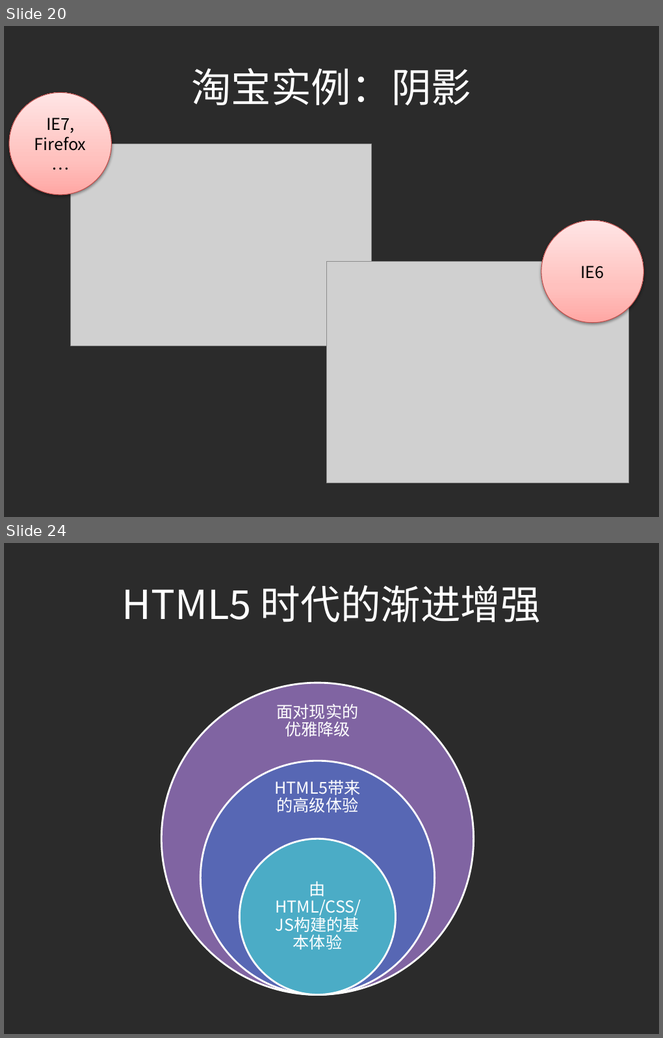
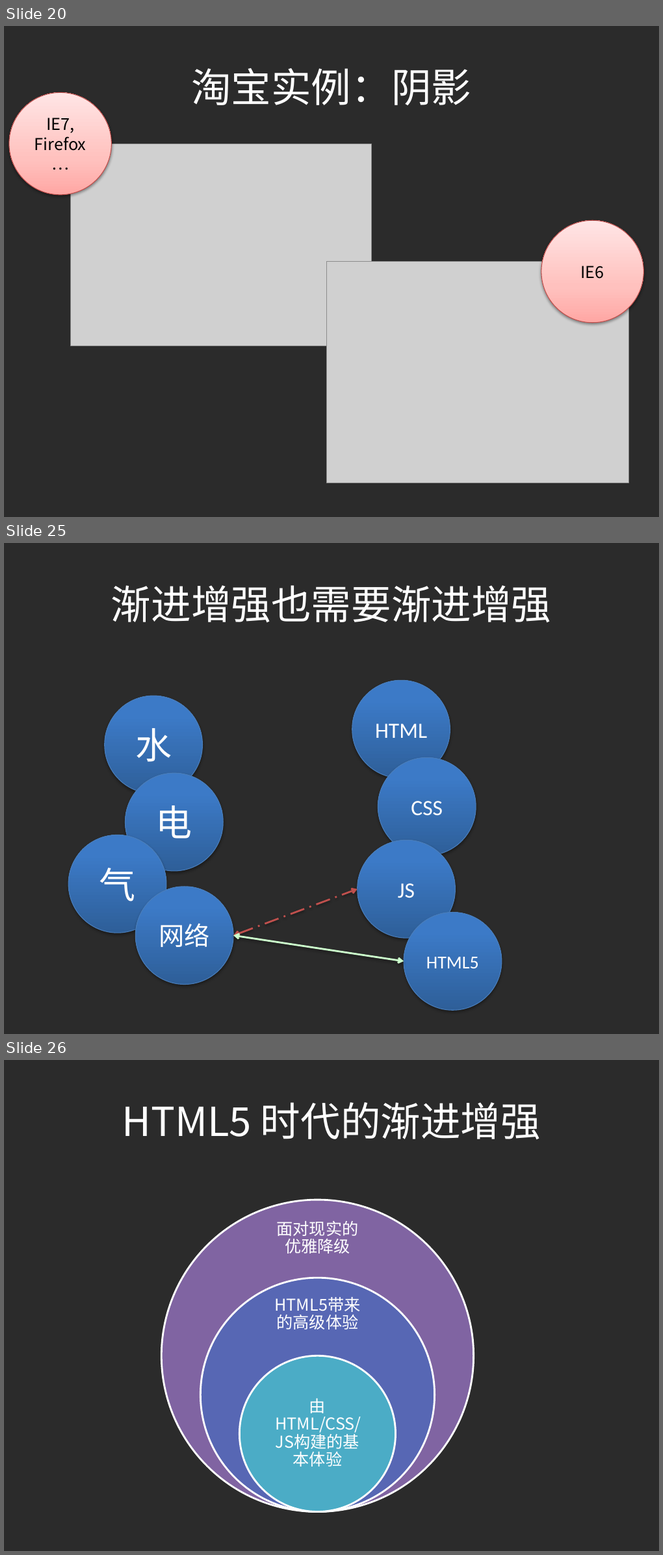
Before and after one commit to ilife5/lifesinger.github.com, a slide deck: share/2010/201012_Progressive-Enhancement.pptx. Shown one above the other, each under a label of ours: slides 20 and 24 before the commit, slides 20, 25 and 26 after it; the slides between them are not shown. The pictures are 663x1038 and 663x1555 pixels, drawn with LibreOffice and Linux fonts; fonts in the diff are those of the drawing; grey boxes stand for pictures; background and template pictures are left out; a plain dark background stands for a picture behind light text. Boxes give left, top, right and bottom in pixels: in the first picture for what was removed or moved away, otherwise in the second. Text is boxed around its words. In the diff, an @@ line names an element or a change of style, - is before the commit and + after.

```diff
--- a/share/2010/201012_Progressive-Enhancement.pptx
+++ b/share/2010/201012_Progressive-Enhancement.pptx
@@ slide 25 added at <box>4,543,659,1034</box>, background picture (left out) @@
@@ title added at <box>111,585,552,623</box>, 44 pt, text #FFFFFF @@
+渐进增强也需要渐进增强
@@ ellipse added at <box>105,696,203,794</box>, fill gradient #2F5F99 to #3D7CC7 to #3A7CCB, outline #4B7EBC 0.75 pt, 40 pt, text #FFFFFF @@
+水
@@ ellipse added at <box>352,681,450,779</box>, fill gradient #2F5F99 to #3D7CC7 to #3A7CCB, outline #4B7EBC 0.75 pt, 24 pt, text #FFFFFF @@
+HTML
@@ ellipse added at <box>125,773,224,871</box>, fill gradient #2F5F99 to #3D7CC7 to #3A7CCB, outline #4B7EBC 0.75 pt, 40 pt, text #FFFFFF @@
+电
@@ ellipse added at <box>378,758,477,856</box>, fill gradient #2F5F99 to #3D7CC7 to #3A7CCB, outline #4B7EBC 0.75 pt, 24 pt, text #FFFFFF @@
+CSS
@@ ellipse added at <box>68,835,166,934</box>, fill gradient #2F5F99 to #3D7CC7 to #3A7CCB, outline #4B7EBC 0.75 pt, 40 pt, text #FFFFFF @@
+气
@@ ellipse added at <box>357,841,456,939</box>, fill gradient #2F5F99 to #3D7CC7 to #3A7CCB, outline #4B7EBC 0.75 pt, 24 pt, text #FFFFFF @@
+JS
@@ ellipse added at <box>136,887,234,985</box>, fill gradient #2F5F99 to #3D7CC7 to #3A7CCB, outline #4B7EBC 0.75 pt, 28 pt, text #FFFFFF @@
+网络
@@ double arrow added from (233, 936) to (357, 889), #C0504D 2 pt dashed @@
@@ ellipse added at <box>404,913,502,1011</box>, fill gradient #2F5F99 to #3D7CC7 to #3A7CCB, outline #4B7EBC 0.75 pt, 20 pt, text #FFFFFF @@
+HTML5
@@ double arrow added from (233, 936) to (404, 962), #CCFFCC 2 pt @@
@@ what was slide 24 is now slide 26 @@
```
Also in this commit, not shown: 9 slides changed, 3 other slides added, 1 slide removed.
